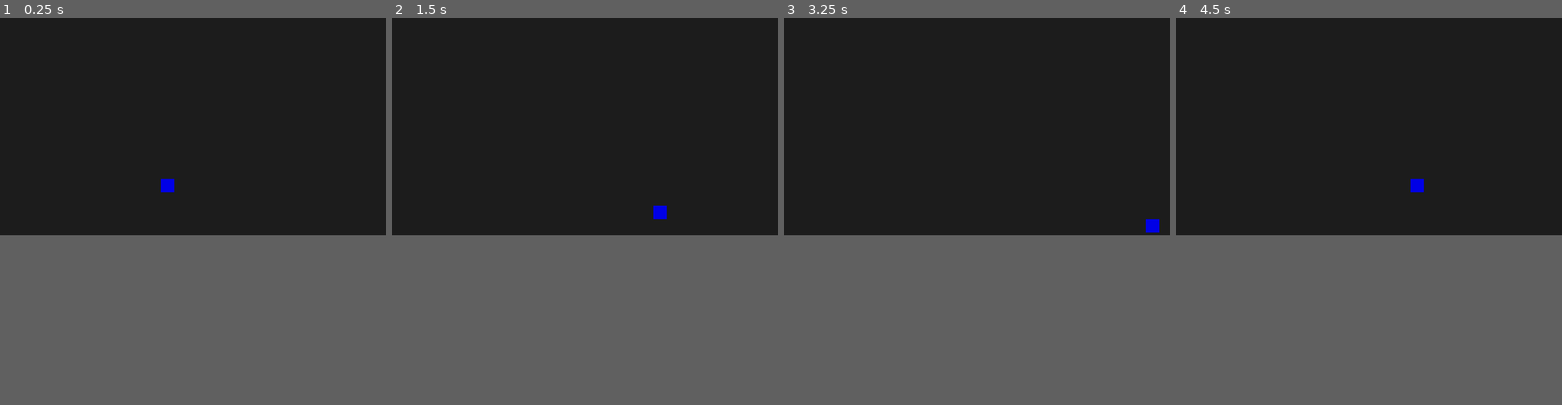
Above: before the commit, frames 1-4 (left to right).
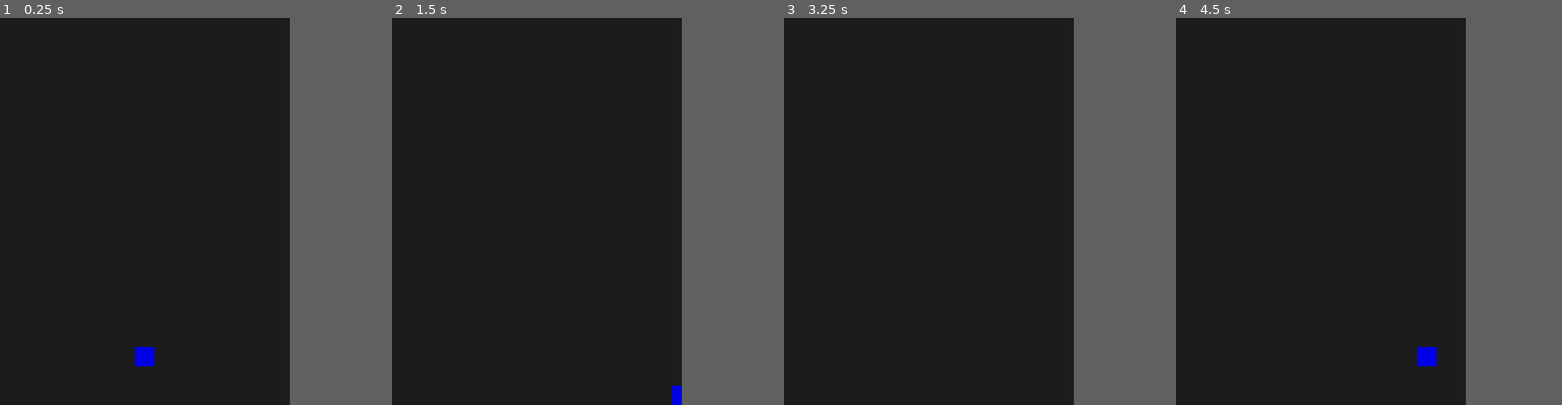
Above: after the commit, the same moments.

Repository: jbachurski/arkadiusz
Game: Godot game, scene res://game.tscn
The game is run twice, just before and just after one commit, with the same random seed, the same clock (stepped at 60 frames per second) and the same inputs.
Inputs:
- Up to frame 1 (0.25 s): no input
- Up to frame 2 (1.5 s): tap Enter at 0.5 s; hold D (right) 0.53-1.28 s; hold S (down) from 1.28 s (still down)
- Up to frame 3 (3.25 s): tap Space at 2 s; release S (down) at 2.03 s; hold D (right) 2.03-2.78 s; tap Enter at 2.75 s; hold W (up) from 2.78 s (still down)
- Up to frame 4 (4.5 s): release W (up) at 3.53 s; hold A (left) from 3.53 s (still down)
In our replay, the window is 799x449 before the commit and 600x800 after it. These sizes can differ from the game's own. Grey fills any space a smaller window leaves; there, only what the larger window draws over its background counts as a difference.

The runs differ from the first frame. In frame 1, 0.4% of the frame differs, in the area x 35-46%, y 41-90%; in frame 2, 0.2%; in frame 3, 0.1%; in frame 4, 0.4%, in the area x 60-68%, y 41-90%.

Commit message:
Set viewport sizes to vertical 3:4

Diff:
--- a/game.tscn
+++ b/game.tscn
@@ -13,3 +13,4 @@
 color = Color(0.109804, 0.109804, 0.109804, 1)
 
 [node name="Player" parent="." instance=ExtResource("1_crfkl")]
+position = Vector2(300, 700)
--- a/project.godot
+++ b/project.godot
@@ -14,6 +14,11 @@
 run/main_scene="res://game.tscn"
 config/features=PackedStringArray("4.2", "GL Compatibility")
 config/icon="res://icon.svg"
+
+[display]
+
+window/size/viewport_width=600
+window/size/viewport_height=800
 
 [dotnet]
 
